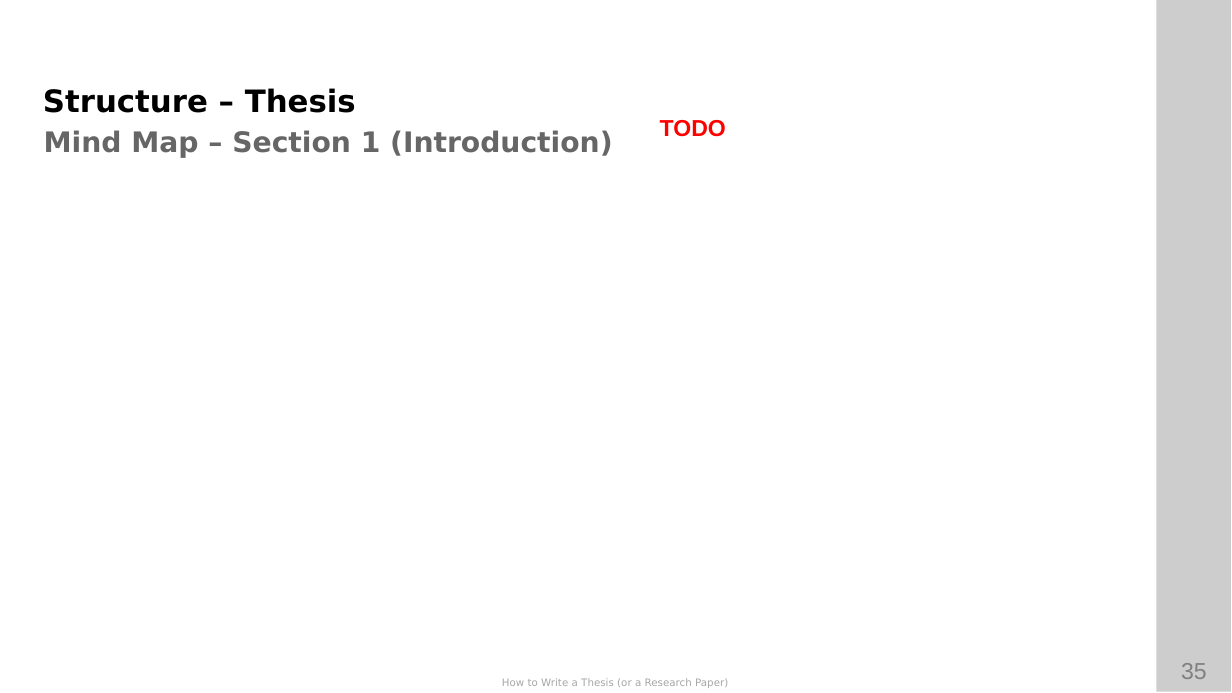
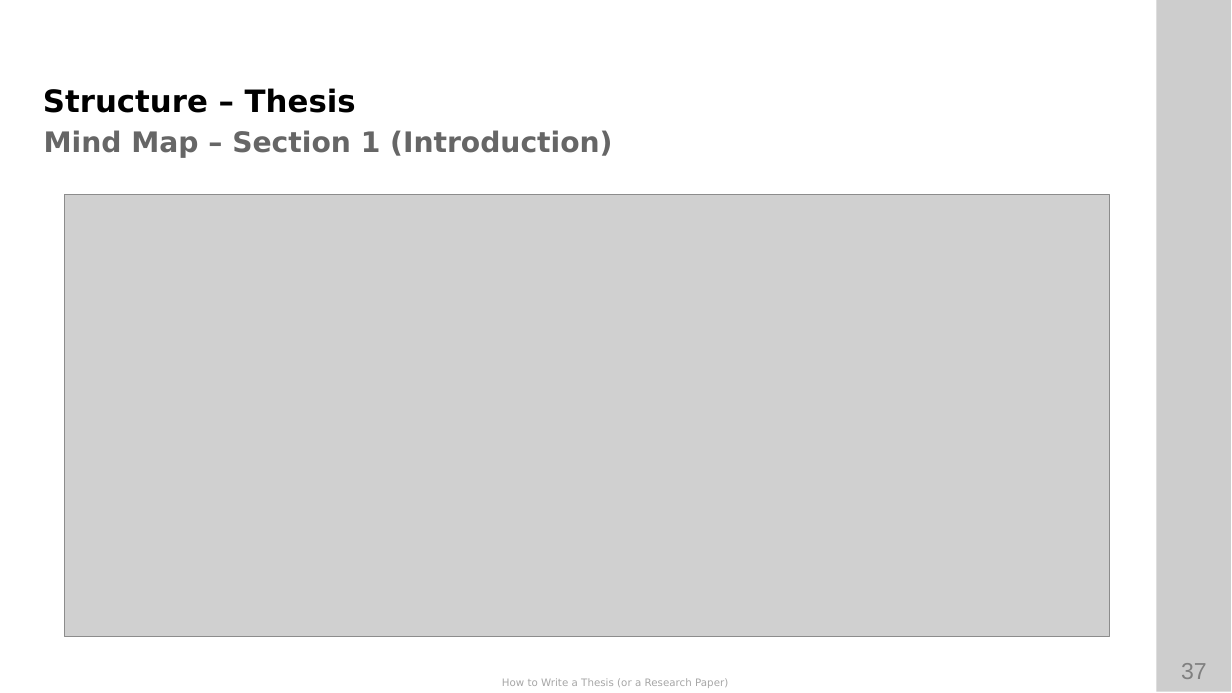
Before and after one commit to ETCE-LAB/How-To-Write-A-Paper-Thesis, a slide deck: slide 37 of How-to-Write-A-Paper-Thesis.pptx (slide 35 before the commit). Drawn at 1232x693 pixels with LibreOffice and Linux fonts; fonts in the diff are those of the drawing; grey boxes stand for pictures; background and template pictures are left out. Boxes give left, top, right and bottom in pixels: in the first picture for what was removed or moved away, otherwise in the second. Text is boxed around its words. In the diff, an @@ line names an element or a change of style, - is before the commit and + after.

Commit message:
* updated thesis mindmap template + added figures to slides + added slide pdf

```diff
--- a/How-to-Write-A-Paper-Thesis.pptx
+++ b/How-to-Write-A-Paper-Thesis.pptx
@@ text removed at box(660, 120, 726, 137) @@
-TODO
@@ picture added at box(65, 194, 1110, 637) @@
@@ page number at box(1181, 663, 1207, 679): text changed @@
-35
+37
```
Also in this commit, not shown: 11 other slides changed, 6 slides added, 2 slides removed, 3 other files.
